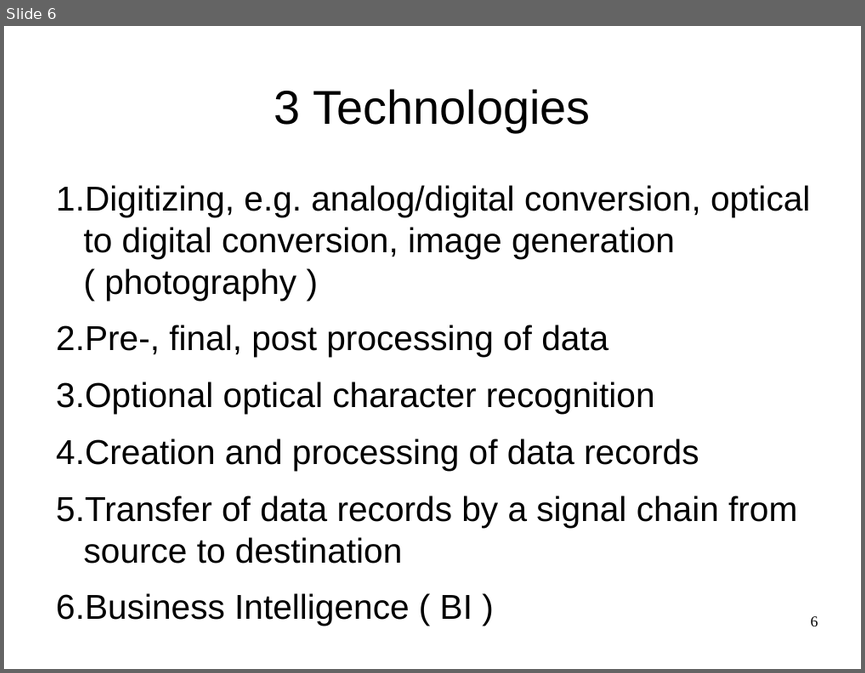
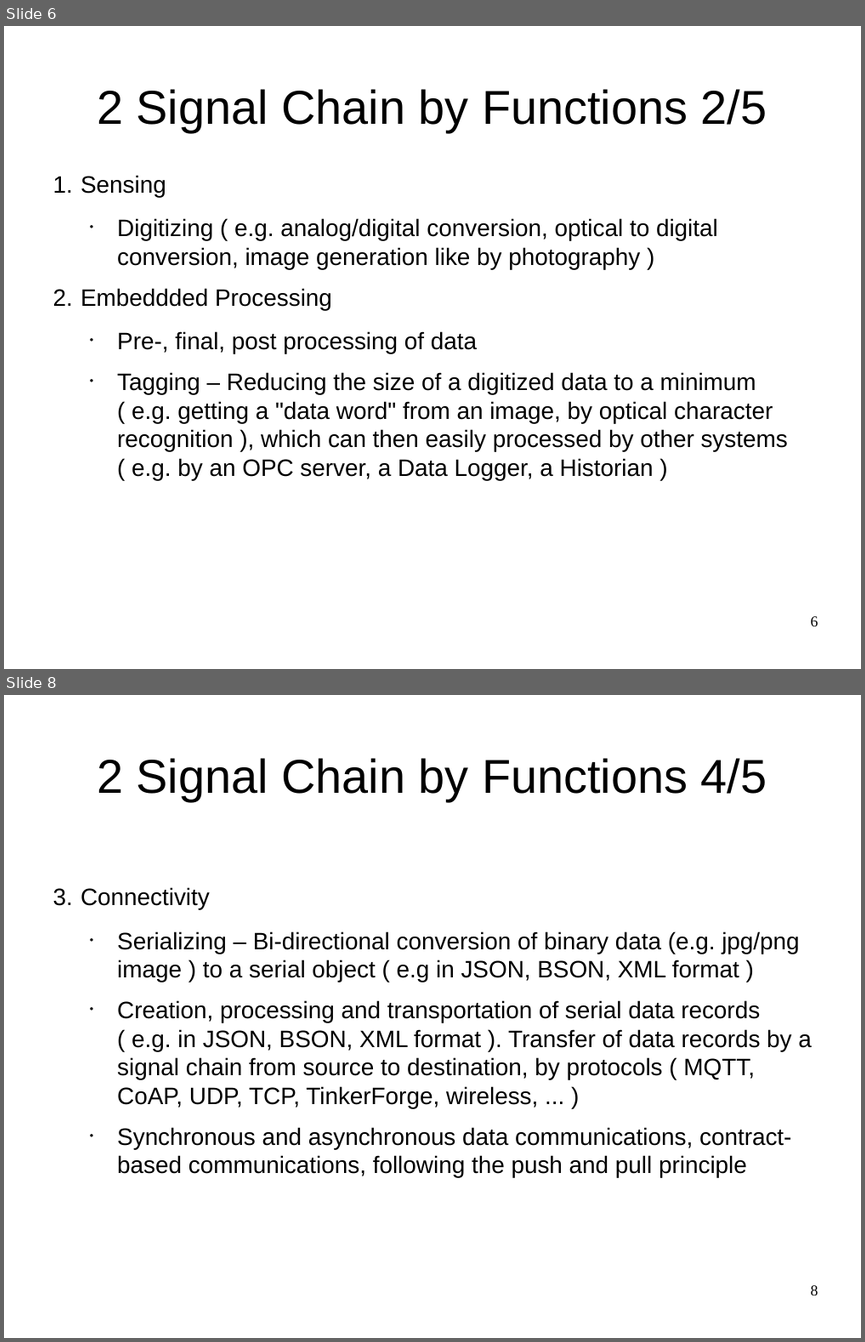
Before and after one commit to smartblitzmerker/documentation-smartblitzmerker, a slide deck: doc/slides/smartblitzmerker.odp. Shown one above the other, each under a label of ours: slide 6 before the commit, slides 6 and 8 after it; the slides between them are not shown. The pictures are 865x673 and 865x1342 pixels, drawn with LibreOffice and Linux fonts; fonts in the diff are those of the drawing. Boxes give left, top, right and bottom in pixels: in the first picture for what was removed or moved away, otherwise in the second. Text is boxed around its words. In the diff, an @@ line names an element or a change of style, - is before the commit and + after.

```diff
--- a/doc/slides/smartblitzmerker.odp
+++ b/doc/slides/smartblitzmerker.odp
@@ slide 8 added at box(4, 695, 861, 1338), background #FFFFFF @@
@@ title added at box(97, 758, 767, 801), 44 pt, text #000000 @@
+2 Signal Chain by Functions 4/5
@@ text added at box(80, 887, 812, 1177), 22 pt, text #000000 @@
+3. Connectivity
+  • Serializing – Bi-directional conversion of binary data (e.g. jpg/png image ) to a serial object ( e.g in JSON, BSON, XML format )
+  • Creation, processing and transportation of serial data records ( e.g. in JSON, BSON, XML format ). Transfer of data records by a signal chain from source to destination, by protocols ( MQTT, CoAP, UDP, TCP, TinkerForge, wireless, ... )
+  • Synchronous and asynchronous data communications, contract-based communications, following the push and pull principle
@@ page number added at box(811, 1285, 818, 1295), 14 pt, text #000000 @@
+8
@@ slide 6 changed as well @@
@@ title at box(97, 89, 767, 132): text changed @@
-3 Technologies
+2 Signal Chain by Functions 2/5
@@ text "Sensing": place and size @@
-text "Sensing" at box(56, 185, 810, 619)
+text "Sensing" at box(80, 175, 788, 480)
@@ text at box(80, 175, 718, 310): text changed; size 32 to 22 pt @@
-1. Digitizing, e.g. analog/digital conversion, optical to digital conversion, image generation ( photography )
+1. Sensing
+  • Digitizing ( e.g. analog/digital conversion, optical to digital conversion, image generation like by photography )
+2. Embeddded Processing
@@ text at box(117, 331, 477, 353): size 32 to 22 pt in "Pre-, final, post processing of data"; bullet 1. to •; list level 1 to 2 in "Pre-, final, post processing of ..." @@
@@ text at box(117, 372, 788, 480): text changed; size 32 to 22 pt @@
-3. Optional optical character recognition
-4. Creation and processing of data records
-5. Transfer of data records by a signal chain from source to destination
-6. Business Intelligence ( BI )
+  • Tagging – Reducing the size of a digitized data to a minimum ( e.g. getting a "data word" from an image, by optical character recognition ), which can then easily processed by other systems ( e.g. by an OPC server, a Data Logger, a Historian )
```
Also in this commit, not shown: 7 other slides changed, 8 other slides added.
